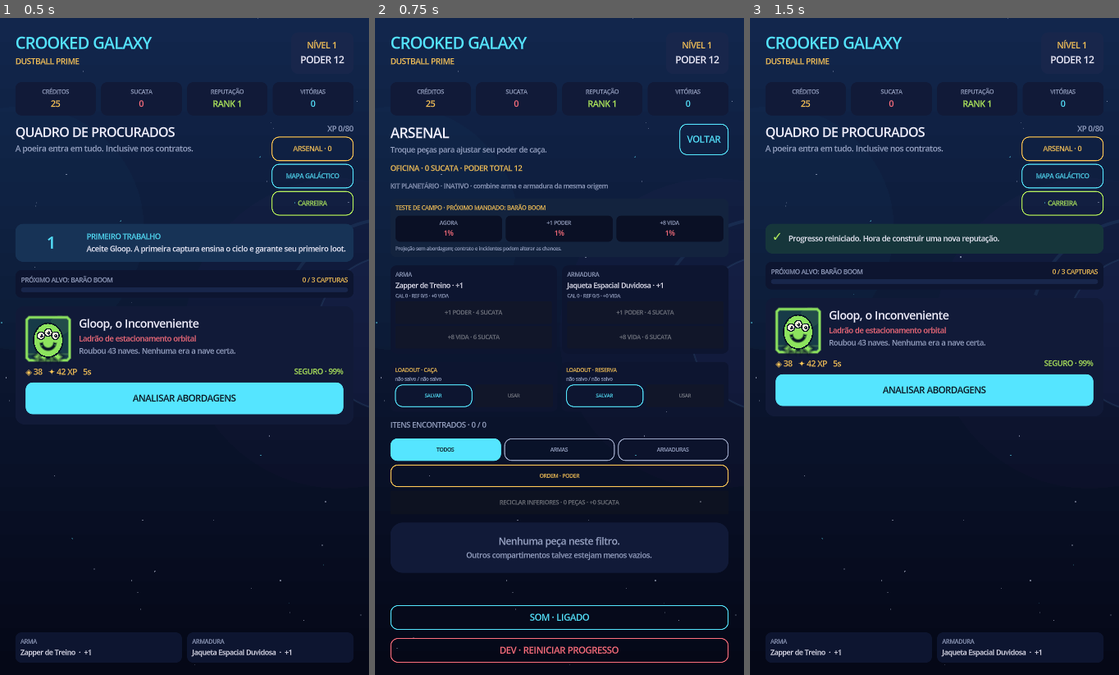
Above: before the commit, frames 1-3 (left to right).
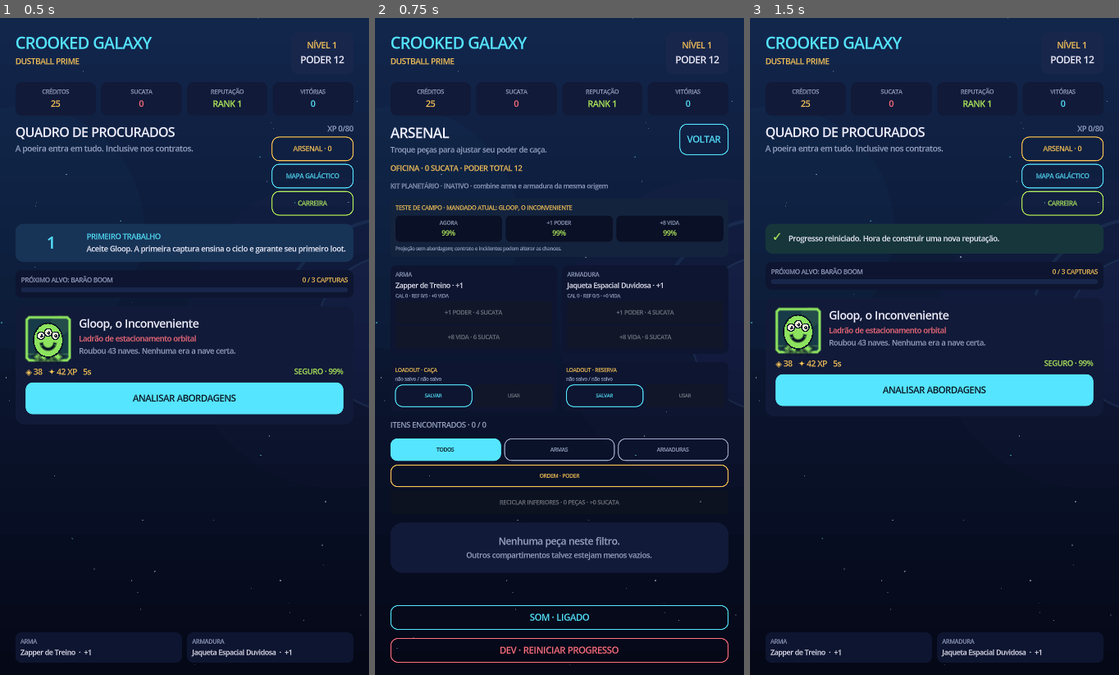
Above: after the commit, the same moments.

Repository: jellycb1/crooked-galaxy
Game: Godot game, scene res://scenes/main.tscn
The game is run twice, just before and just after one commit, with the same random seed, the same clock (stepped at 60 frames per second) and the same inputs.
Inputs:
- Up to frame 1 (0.5 s): no input
- Up to frame 2 (0.75 s): click "ARSENAL · 0" at 0.5 s
- Up to frame 3 (1.5 s): click "DEV · REINICIAR PROGRESSO" at 1.25 s

Frame 1 is identical in both runs. In frame 2, 0.3% of the frame differs, in the area x 18-82%, y 28-34%; in frame 3, nothing differs.

Commit message:
fix: keep newly unlocked warrant in field test

Diff:
--- a/scripts/arsenal_view.gd
+++ b/scripts/arsenal_view.gd
@@ -87,7 +87,10 @@
 static func field_readiness(state: StateScript) -> Dictionary:
 	var planet_id := str(state.player.get("current_planet_id", Content.PLANET.id))
 	var tier := state.planet_tier(planet_id)
-	var target := Content.target_for_planet_tier(planet_id, mini(3, tier + 1))
+	var current_target := Content.target_for_planet_tier(planet_id, tier)
+	var current_captures := int(state.player.get("captures_by_target", {}).get(str(current_target.get("id", "")), 0))
+	var target_is_available := not current_target.is_empty() and current_captures == 0
+	var target := current_target if target_is_available else Content.target_for_planet_tier(planet_id, mini(3, tier + 1))
 	if target.is_empty():
 		target = Content.target_for_planet_tier(planet_id, tier)
 	if target.is_empty():
@@ -111,6 +114,8 @@
 		"power_odds": Rules.bounty_odds(power_player, target),
 		"health_odds": Rules.bounty_odds(health_player, target) if reinforced else Rules.bounty_odds(state.player, target),
 		"can_reinforce": reinforced,
+		"target_available": target_is_available,
+		"planet_tier": tier,
 	}
 
 
@@ -124,7 +129,12 @@
 		box.add_child(host.label("TESTE DE CAMPO INDISPONÍVEL", 11, host.MUTED))
 		return card
 	var target: Dictionary = readiness.target
-	box.add_child(host.label("TESTE DE CAMPO · PRÓXIMO MANDADO: %s" % str(target.name).to_upper(), 11, host.GOLD))
+	var target_context := "MANDADO ATUAL" if bool(readiness.target_available) else "PRÓXIMO MANDADO"
+	if int(readiness.planet_tier) >= 3:
+		target_context = "CHEFE DO CAPÍTULO"
+	var target_label := host.label("TESTE DE CAMPO · %s: %s" % [target_context, str(target.name).to_upper()], 11, host.GOLD)
+	target_label.name = "FieldReadinessTarget"
+	box.add_child(target_label)
 	var metrics := HBoxContainer.new()
 	metrics.add_theme_constant_override("separation", 7)
 	box.add_child(metrics)
--- a/tests/test_arsenal_view.gd
+++ b/tests/test_arsenal_view.gd
@@ -11,6 +11,8 @@
 	var state = StateScript.new()
 	state.persistence_enabled = false
 	state.player = state.default_player()
+	state.player.captures_by_target = {"gloop": 1}
+	state.player.captures_by_planet = {"dustball_prime": 1}
 	state.player.scrap = 20
 	state.player.weapon.origin_planet_id = "dustball_prime"
 	state.player.armor.origin_planet_id = "dustball_prime"
@@ -31,6 +33,17 @@
 	var readiness := ArsenalScript.field_readiness(state)
 	check(str(readiness.target.id) == "baron_boom", "field test selects the next planet-tier target")
 	check(float(readiness.power_odds) >= float(readiness.current_odds) and float(readiness.health_odds) >= float(readiness.current_odds), "field test projections are monotonic for real upgrades")
+	state.player.captures_by_target = {"gloop": 3}
+	state.player.captures_by_planet = {"dustball_prime": 3}
+	var unlocked_readiness := ArsenalScript.field_readiness(state)
+	check(str(unlocked_readiness.target.id) == "baron_boom" and bool(unlocked_readiness.target_available), "field test keeps a newly unlocked uncaptured warrant in focus")
+	clear_children(content)
+	ArsenalScript.build(host, content, state)
+	var unlocked_target_label := host.find_child("FieldReadinessTarget", true, false) as Label
+	check(unlocked_target_label != null and unlocked_target_label.text.contains("MANDADO ATUAL: BARÃO BOOM"), "field test explains that the newly unlocked warrant is currently actionable")
+	state.player.captures_by_target.baron_boom = 1
+	state.player.captures_by_planet.dustball_prime = 4
+	check(str(ArsenalScript.field_readiness(state).target.id) == "madame_vacuum", "field test advances after the new warrant's first capture")
 	var kit_status := host.find_child("PlanetaryKitStatus", true, false) as Label
 	check(kit_status != null and kit_status.text.contains("DUSTBALL PRIME") and kit_status.text.contains("+1 PODER") and kit_status.text.contains("+6 VIDA"), "arsenal exposes the active planetary kit")
 	check(ArsenalScript.filtered_inventory(host, state).size() == 2, "renderer receives inventory through explicit state")
@@ -51,3 +64,8 @@
 	if not condition:
 		failures += 1
 		printerr("  FAIL: %s" % description)
+
+
+func clear_children(node: Node) -> void:
+	for child in node.get_children():
+		child.free()
Not shown, changed: Notes/AUDIT_2026-08-23.md
